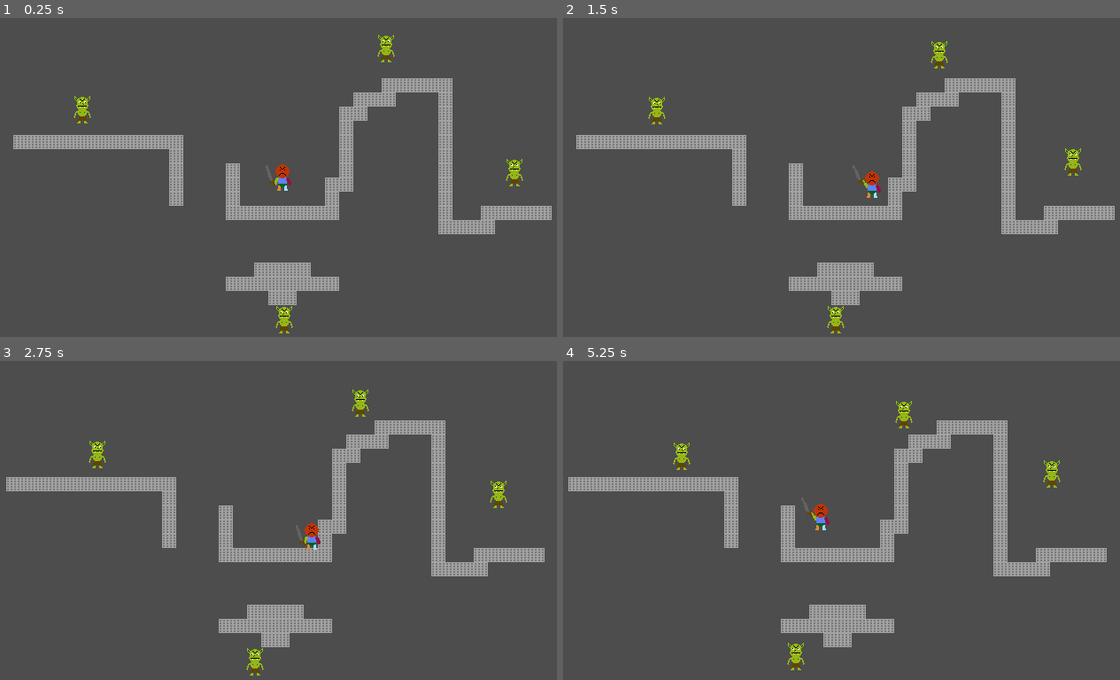
Above: before the commit, frames 1-4 (two rows, left to right).
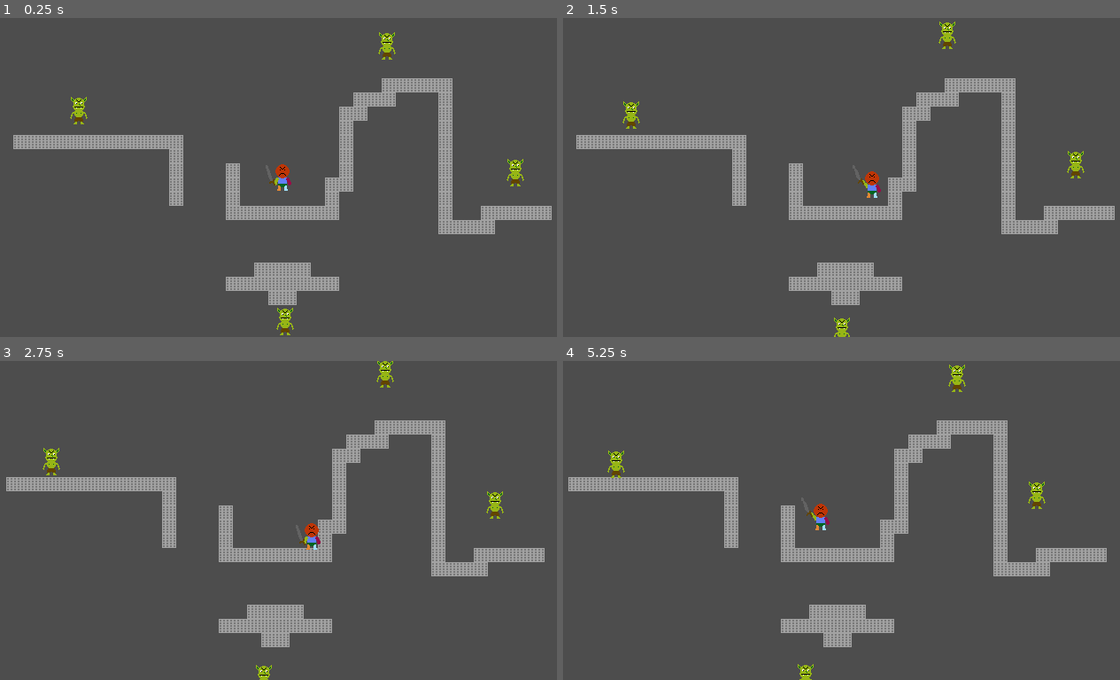
Above: after the commit, the same moments.

Repository: BrandonManuel/dungeon-crawl
Game: Godot game, scene res://Assets/Scenes/game.tscn
Two runs of this game, one before a commit and one after it. Both use one fixed random seed, a clock stepped at 60 frames per second and the inputs below.
Inputs (mouse positions are in pixels of both pictures, inside the frame that each line leads up to):
- Up to frame 1 (0.25 s): no input
- Up to frame 2 (1.5 s): move the mouse to (969, 161) at 0.52 s; hold D (move_right) 0.53-1.28 s; click (969, 161) at 0.6 s; move the mouse to (730, 193) at 1.27 s; hold S (move_down) from 1.28 s (still down); click (730, 193) at 1.35 s
- Up to frame 3 (2.75 s): move the mouse to (339, 450) at 2.02 s; release S (move_down) at 2.03 s; hold D (move_right) from 2.03 s (still down); click (339, 450) at 2.1 s
- Up to frame 4 (5.25 s): move the mouse to (819, 584) at 2.77 s; release D (move_right) at 2.78 s; hold W (move_up) 2.78-3.53 s; click (819, 584) at 2.85 s; move the mouse to (1014, 568) at 3.52 s; hold A (move_left) 3.53-5.03 s; click (1014, 568) at 3.6 s; move the mouse to (674, 472) at 4.27 s; click (674, 472) at 4.35 s; move the mouse to (874, 520) at 5.02 s; hold S (move_down) from 5.03 s (still down); click (874, 520) at 5.1 s

The runs differ from the first frame. In frame 1, 0.5% of the frame differs, in the area x 12-95%, y 4-100%; in frame 2, 1.0%; in frame 3, 1.0%; in frame 4, 1.2%, in the area x 7-90%, y 1-100%.

Commit message:
Added finite state machine for enemy movement. Added idle state and follow state

Diff:
--- /dev/null
+++ b/Assets/Scenes/States/Enemies/follow.tscn
@@ -0,0 +1,6 @@
+[gd_scene format=3 uid="uid://cntwd68i1o8eh"]
+
+[ext_resource type="Script" uid="uid://bkvhkx2j0f8uk" path="res://Assets/Scripts/States/Enemies/follow.gd" id="1_l7pxm"]
+
+[node name="FollowState" type="Node" unique_id=1153714610]
+script = ExtResource("1_l7pxm")
--- /dev/null
+++ b/Assets/Scenes/States/Enemies/idle.tscn
@@ -0,0 +1,6 @@
+[gd_scene format=3 uid="uid://cgi3mx43080ts"]
+
+[ext_resource type="Script" uid="uid://d0eatrres1a46" path="res://Assets/Scripts/States/Enemies/idle.gd" id="1_pvtif"]
+
+[node name="Idle" type="Node" unique_id=2072641320]
+script = ExtResource("1_pvtif")
--- a/Assets/Scenes/goblin.tscn
+++ b/Assets/Scenes/goblin.tscn
@@ -4,6 +4,9 @@
 [ext_resource type="Texture2D" uid="uid://ccny13nc4ouwn" path="res://Assets/Sprites/Goblin_Looking_Down.png" id="2_suboo"]
 [ext_resource type="Texture2D" uid="uid://yh8ex10jlntt" path="res://Assets/Sprites/Goblin_Looking_Up.png" id="3_dcbak"]
 [ext_resource type="Script" uid="uid://dicehix582buy" path="res://Assets/Scripts/blood.gd" id="4_suboo"]
+[ext_resource type="Script" uid="uid://cty01k8qiam15" path="res://Assets/Scripts/state_machine.gd" id="5_dcbak"]
+[ext_resource type="PackedScene" uid="uid://cntwd68i1o8eh" path="res://Assets/Scenes/States/Enemies/follow.tscn" id="6_ubkd7"]
+[ext_resource type="PackedScene" uid="uid://cgi3mx43080ts" path="res://Assets/Scenes/States/Enemies/idle.tscn" id="7_1w856"]
 
 [sub_resource type="CapsuleShape2D" id="CapsuleShape2D_of3jj"]
 radius = 9.0
@@ -22,7 +25,7 @@
 "duration": 1.0,
 "texture": SubResource("AtlasTexture_hni1o")
 }],
-"loop": true,
+"loop": 1,
 "name": &"move_down",
 "speed": 5.0
 }, {
@@ -30,7 +33,7 @@
 "duration": 1.0,
 "texture": SubResource("AtlasTexture_iusbg")
 }],
-"loop": true,
+"loop": 1,
 "name": &"move_up",
 "speed": 5.0
 }]
@@ -135,6 +138,7 @@
 [node name="NavigationAgent2D" type="NavigationAgent2D" parent="." unique_id=216658786]
 path_desired_distance = 5.0
 target_desired_distance = 5.0
+debug_enabled = true
 
 [node name="HurtBox" type="Area2D" parent="." unique_id=1943817656]
 
@@ -165,6 +169,11 @@
 color = Color(1, 0, 0, 1)
 script = ExtResource("4_suboo")
 
+[node name="StateMachine" type="Node" parent="." unique_id=2009988429 node_paths=PackedStringArray("enemy")]
+script = ExtResource("5_dcbak")
+states_scenes = Array[PackedScene]([ExtResource("7_1w856"), ExtResource("6_ubkd7")])
+enemy = NodePath("..")
+
 [connection signal="died" from="." to="DeathSprite/CPUParticles2D" method="_on_goblin_died"]
 [connection signal="body_entered" from="HitBox" to="." method="_on_hit_box_body_entered"]
 [connection signal="body_exited" from="HitBox" to="." method="_on_hit_box_body_exited"]
--- /dev/null
+++ b/Assets/Scripts/States/Enemies/follow.gd
@@ -0,0 +1,58 @@
+extends State
+
+var STOP_FOLLOWING_DISTANCE: float = 150.0
+
+var enemy: Enemy
+
+func _init() -> void:
+	state_name = "follow"
+
+func process(delta: float) -> void:
+	return
+
+func physics_process(delta: float) -> void:
+	var player_nodes = get_tree().get_nodes_in_group('player')
+
+	var target: Vector2
+	var current_closest_player_distance: int
+	for player_node in player_nodes:
+		var player = player_node as CharacterBody2D
+		var distance: float = enemy.global_position.distance_to(player.global_position)
+		if target == Vector2.ZERO or distance < current_closest_player_distance:
+			current_closest_player_distance = distance
+			target = player.global_position
+
+	if target != null:
+		var navigation_agent_2d = enemy.navigation_agent_2d as NavigationAgent2D
+		navigation_agent_2d.target_position = target
+		var next_path_pos := navigation_agent_2d.get_next_path_position()
+		var direction: Vector2 = enemy.global_position.direction_to(next_path_pos)
+		var walk_velocity: Vector2 = direction * enemy.SPEED
+
+		enemy.knockback = enemy.knockback.move_toward(Vector2.ZERO, enemy.KNOCKBACK_DECAY * delta)
+
+		enemy.velocity = walk_velocity + enemy.knockback
+
+		if !enemy.hit:
+			if direction.y < 0:
+				enemy.animated_sprite_2d.play("move_up")
+			else:
+				enemy.animated_sprite_2d.play("move_down")
+			if direction.x < 0:
+				enemy.animated_sprite_2d.flip_h = true
+			else:
+				enemy.animated_sprite_2d.flip_h = false
+
+		var distance = target - enemy.global_position
+		if distance.length() > STOP_FOLLOWING_DISTANCE:
+			Transitioned.emit(self, "idle")
+	else:
+		Transitioned.emit(self, "idle")
+
+func enter() -> void:
+	return
+
+
+func exit() -> void:
+	var navigation_agent_2d = enemy.navigation_agent_2d as NavigationAgent2D
+	navigation_agent_2d.target_position = Vector2.ZERO
--- /dev/null
+++ b/Assets/Scripts/States/Enemies/idle.gd
@@ -0,0 +1,45 @@
+extends State
+
+var START_FOLLOWING_DISTANCE: float = 150.0
+
+var enemy: Enemy
+var players: Array[CharacterBody2D]
+
+var current_closest_player_distance: int
+
+var move_direction: Vector2
+var wander_time: float
+
+func _init() -> void:
+	state_name = "idle"
+
+func randomize_wander():
+	move_direction = Vector2(randf_range(-1, 1), randf_range(-1, 1)).normalized()
+	wander_time = randf_range(1, 3)
+
+func process(delta: float) -> void:
+	if wander_time > 0:
+		wander_time -= delta
+	else:
+		randomize_wander()
+
+func physics_process(delta: float) -> void:
+	if enemy:
+		enemy.velocity = move_direction * enemy.SPEED
+
+
+	for player in players:
+		var distance = player.global_position - enemy.global_position
+		if distance.length() < START_FOLLOWING_DISTANCE:
+			Transitioned.emit(self, "Follow")
+
+func enter() -> void:
+	var player_nodes = get_tree().get_nodes_in_group('player')
+	for player_node in player_nodes:
+		players.push_back(player_node as CharacterBody2D)
+
+	randomize_wander()
+
+
+func exit() -> void:
+	return
--- a/Assets/Scripts/enemy.gd
+++ b/Assets/Scripts/enemy.gd
@@ -2,6 +2,7 @@
 
 class_name Enemy
 
+@export var SPEED = 10.0
 func die(animation_player: AnimationPlayer) -> void:
 	animation_player.play('die')
 	var death_animation_length: float = animation_player.current_animation_length * 2
--- a/Assets/Scripts/goblin.gd
+++ b/Assets/Scripts/goblin.gd
@@ -6,13 +6,13 @@
 @onready var death_sprite: Sprite2D = $DeathSprite
 @onready var animation_player: AnimationPlayer = $AnimationPlayer
 @onready var hit_box_collision_shape_2d: CollisionShape2D = $HitBox/CollisionShape2D
+@onready var state_machine: StateMachine = $StateMachine
 
 @export var KNOCKBACK_DECAY: float = 0.0
 
 @export var health: float = 20.0
 
 var knockback: Vector2
-const SPEED = 10.0
 
 var players: Array[CharacterBody2D]
 
@@ -25,39 +25,14 @@
 	for player_node in player_nodes:
 		players.push_back(player_node as CharacterBody2D)
 
+	return
+
 func _physics_process(delta: float) -> void:
 	if dead:
 		return
 
-	var target: Vector2
-	var current_closest_player_distance: int
-	for player in players:
-		var distance: float = global_position.distance_to(player.global_position)
-		if target == Vector2.ZERO or distance < current_closest_player_distance:
-			current_closest_player_distance = distance
-			target = player.global_position
-
-	if target != null:
-		navigation_agent_2d.target_position = target
-		var next_path_pos := navigation_agent_2d.get_next_path_position()
-		var direction: Vector2 = global_position.direction_to(next_path_pos)
-		var walk_velocity: Vector2 = direction * SPEED
-
-		knockback = knockback.move_toward(Vector2.ZERO, KNOCKBACK_DECAY * delta)
-
-		velocity = walk_velocity + knockback
-
-		if !hit:
-			if direction.y < 0:
-				animated_sprite_2d.play("move_up")
-			else:
-				animated_sprite_2d.play("move_down")
-			if direction.x < 0:
-				animated_sprite_2d.flip_h = true
-			else:
-				animated_sprite_2d.flip_h = false
-	else:
-		velocity = velocity.move_toward(Vector2.ZERO, SPEED)
+	if state_machine.current_state:
+		state_machine.current_state.physics_process(delta)
 
 	move_and_slide()
 
--- a/Assets/Scripts/slash.gd
+++ b/Assets/Scripts/slash.gd
@@ -8,6 +8,6 @@
 		global_position = freeze_location
 
 
-func freeze(position: Vector2) -> void:
+func freeze(freeze_location: Vector2) -> void:
 	is_frozen = true
-	freeze_location = position
+	self.freeze_location = freeze_location
--- /dev/null
+++ b/Assets/Scripts/state.gd
@@ -0,0 +1,21 @@
+extends Node
+
+class_name State
+
+var state_name: String
+
+signal Transitioned
+
+func process(delta: float) -> void:
+	print('printing from state process')
+
+func physics_process(delta: float) -> void:
+		print('printing from state physics_process')
+
+
+func enter() -> void:
+	print('printing from state enter')
+
+
+func exit() -> void:
+	print('printing from state exit')
--- /dev/null
+++ b/Assets/Scripts/state_machine.gd
@@ -0,0 +1,51 @@
+extends Node
+
+class_name StateMachine
+
+@export var states_scenes: Array[PackedScene] = []
+@export var enemy: Enemy
+
+var current_state: State
+
+var states: Dictionary = {}
+
+# Called when the node enters the scene tree for the first time.
+func _ready() -> void:
+	var initial_state: State
+	for state_scene in states_scenes:
+		var state = state_scene.instantiate()
+		add_child(state)
+		if state is State:
+			states[state.state_name.to_lower()] = state
+			state.enemy = enemy
+			state.Transitioned.connect(on_state_transition)
+			if initial_state == null:
+				initial_state = state
+
+	initial_state.enter()
+	current_state = initial_state
+
+# Called every frame. 'delta' is the elapsed time since the previous frame.
+func _process(delta: float) -> void:
+	if current_state:
+		current_state.process(delta)
+
+
+func  _physics_process(delta: float) -> void:
+	if current_state:
+		current_state.physics_process(delta)
+
+func on_state_transition(state: State, new_state_name: String) -> void :
+	if state != current_state:
+		return
+
+	var new_state = states.get(new_state_name.to_lower())
+	if !new_state:
+		return
+
+	if current_state:
+		current_state.exit()
+
+	new_state.enter()
+
+	current_state = new_state
Not shown, added: Assets/Scripts/States/Enemies/follow.gd.uid
Not shown, added: Assets/Scripts/States/Enemies/idle.gd.uid
Not shown, added: Assets/Scripts/state.gd.uid
Not shown, added: Assets/Scripts/state_machine.gd.uid
